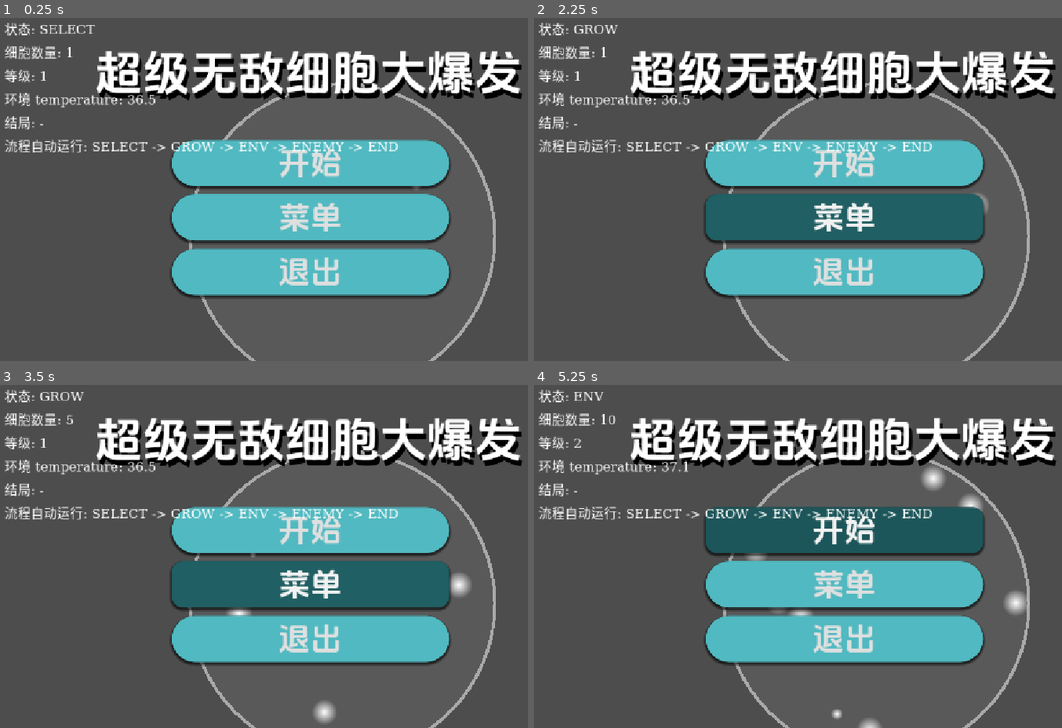
Above: before the commit, frames 1-4 (two rows, left to right).
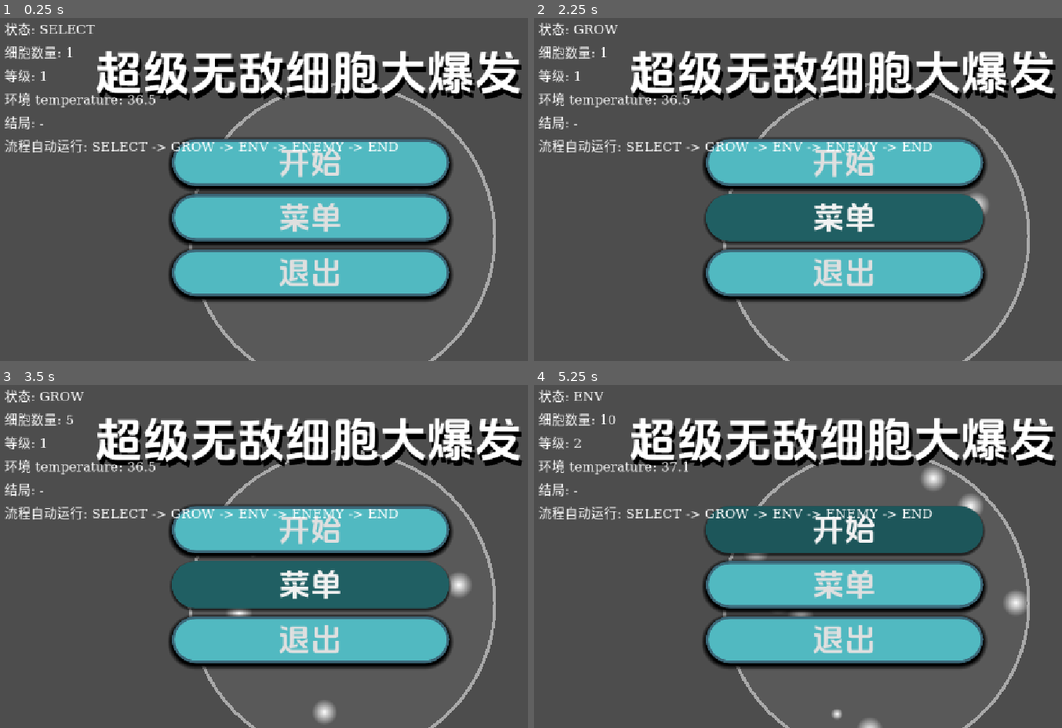
Above: after the commit, the same moments.

Repository: Galax121/-
Game: Godot game, scene res://main/Main.tscn
Same seed, same stepped clock (60 frames per second), same inputs: the game is played once before the commit and once after it.
Inputs (mouse positions are in pixels of both pictures, inside the frame that each line leads up to):
- Up to frame 1 (0.25 s): no input
- Up to frame 2 (2.25 s): click "开始" at 0.5 s; click "开始" at 1.25 s; click "菜单" at 2 s
- Up to frame 3 (3.5 s): click "菜单" at 2.75 s
- Up to frame 4 (5.25 s): click "开始" at 3.5 s; click "菜单" at 4.25 s; move the mouse to (977, 532) at 5.02 s

The runs differ from the first frame. In frame 1, 7.4% of the frame differs, in the area x 31-86%, y 34-83%; in frame 2, 5.3%; in frame 3, 5.3%; in frame 4, 5.4%.

Commit message:
111
Co-Authored-By: Galax121 <325585551+Galax121@users.noreply.github.com>

Diff:
--- a/main/mainmenu.gd
+++ b/main/mainmenu.gd
@@ -1,19 +1,36 @@
 extends Control
 
-
-# Called when the node enters the scene tree for the first time.
 func _ready() -> void:
-	pass # Replace with function body.
-
-
-# Called every frame. 'delta' is the elapsed time since the previous frame.
-func _process(delta: float) -> void:
-	pass
-
+	for button in $Panel/VBoxContainer.get_children():
+		if button is Button:
+			button.pivot_offset = button.size / 2
+			button.mouse_entered.connect(_on_button_hover.bind(button))
+			button.mouse_exited.connect(_on_button_exit.bind(button))
+			button.button_down.connect(_on_button_down.bind(button))
+			button.button_up.connect(_on_button_up.bind(button))
+			button.button_down.connect(_play_ui_sound)
 
 func _on_button_3_pressed() -> void:
 	get_tree().quit()
 
-
 func _on_button_pressed() -> void:
 	get_parent().visible = false
+
+func _on_button_hover(button: Button):
+	var tween = create_tween().set_trans(Tween.TRANS_BACK).set_ease(Tween.EASE_OUT)
+	tween.tween_property(button, "scale", Vector2(1.2, 1.2), 0.15)
+
+func _on_button_exit(button: Button):
+	var tween = create_tween().set_trans(Tween.TRANS_BACK).set_ease(Tween.EASE_OUT)
+	tween.tween_property(button, "scale", Vector2(1.0, 1.0), 0.15)
+
+func _on_button_down(button: Button):
+	var tween = create_tween().set_trans(Tween.TRANS_QUAD).set_ease(Tween.EASE_OUT)
+	tween.tween_property(button, "scale", Vector2(1.15, 0.8), 0.08)
+
+func _on_button_up(button: Button):
+	var tween = create_tween().set_trans(Tween.TRANS_BACK).set_ease(Tween.EASE_OUT)
+	tween.tween_property(button, "scale", Vector2(1.2, 1.2), 0.15)
+
+func _play_ui_sound():
+	$UISound.play()
--- a/main/mainmenu.tscn
+++ b/main/mainmenu.tscn
@@ -2,12 +2,28 @@
 
 [ext_resource type="Script" uid="uid://c76dtwyexgyq" path="res://main/mainmenu.gd" id="1_kwga5"]
 [ext_resource type="FontFile" uid="uid://bq4stsbjdtgfj" path="res://main/字体/NanoTikBazHei-Bold.ttf" id="2_insle"]
+[ext_resource type="AudioStream" uid="uid://8mfdcpgjrntp" path="res://main/声音/osvik-tgt2y.mp3" id="3_insle"]
 
 [sub_resource type="StyleBoxTexture" id="StyleBoxTexture_vd1cm"]
 modulate_color = Color(0.9882218, 0.9882218, 0.9882218, 1)
 
 [sub_resource type="StyleBoxFlat" id="StyleBoxFlat_vd1cm"]
 bg_color = Color(0.31600198, 0.72724897, 0.75558794, 1)
+border_width_left = 5
+border_width_top = 5
+border_width_right = 5
+border_width_bottom = 5
+border_color = Color(0.23502687, 0.40646666, 0.4744038, 1)
+corner_radius_top_left = 55
+corner_radius_top_right = 55
+corner_radius_bottom_right = 55
+corner_radius_bottom_left = 55
+shadow_color = Color(0, 0, 0, 1)
+shadow_size = 9
+shadow_offset = Vector2(0, 4)
+
+[sub_resource type="StyleBoxFlat" id="StyleBoxFlat_d2nv2"]
+bg_color = Color(0.32657596, 0.74142313, 0.77414745, 1)
 corner_radius_top_left = 55
 corner_radius_top_right = 55
 corner_radius_bottom_right = 55
@@ -15,39 +31,30 @@
 shadow_size = 5
 shadow_offset = Vector2(0, 3.41)
 
-[sub_resource type="StyleBoxFlat" id="StyleBoxFlat_d2nv2"]
-bg_color = Color(0.32657596, 0.74142313, 0.77414745, 1)
-corner_radius_top_left = 20
-corner_radius_top_right = 20
-corner_radius_bottom_right = 20
-corner_radius_bottom_left = 20
-shadow_size = 5
-shadow_offset = Vector2(0, 3.41)
-
 [sub_resource type="StyleBoxFlat" id="StyleBoxFlat_wgsso"]
 bg_color = Color(0.112808816, 0.33695552, 0.3535538, 1)
-corner_radius_top_left = 20
-corner_radius_top_right = 20
-corner_radius_bottom_right = 20
-corner_radius_bottom_left = 20
+corner_radius_top_left = 55
+corner_radius_top_right = 55
+corner_radius_bottom_right = 55
+corner_radius_bottom_left = 55
 shadow_size = 5
 shadow_offset = Vector2(0, 3.41)
 
 [sub_resource type="StyleBoxFlat" id="StyleBoxFlat_igs2m"]
 bg_color = Color(0.12738523, 0.37289742, 0.38794312, 1)
-corner_radius_top_left = 20
-corner_radius_top_right = 20
-corner_radius_bottom_right = 20
-corner_radius_bottom_left = 20
+corner_radius_top_left = 55
+corner_radius_top_right = 55
+corner_radius_bottom_right = 55
+corner_radius_bottom_left = 55
 shadow_size = 5
 shadow_offset = Vector2(0, 3.41)
 
 [sub_resource type="StyleBoxFlat" id="StyleBoxFlat_kwga5"]
 bg_color = Color(0.17463052, 0.4693666, 0.49170166, 1)
-corner_radius_top_left = 20
-corner_radius_top_right = 20
-corner_radius_bottom_right = 20
-corner_radius_bottom_left = 20
+corner_radius_top_left = 55
+corner_radius_top_right = 55
+corner_radius_bottom_right = 55
+corner_radius_bottom_left = 55
 shadow_size = 5
 shadow_offset = Vector2(0, 3.41)
 
@@ -145,5 +152,8 @@
 horizontal_alignment = 1
 vertical_alignment = 1
 
+[node name="UISound" type="AudioStreamPlayer" parent="." unique_id=1757661186]
+stream = ExtResource("3_insle")
+
 [connection signal="pressed" from="VBoxContainer/Button" to="." method="_on_button_pressed"]
 [connection signal="pressed" from="VBoxContainer/Button3" to="." method="_on_button_3_pressed"]
Not shown, added: main/声音/osvik-tgt2y.mp3.import
Not shown, added: main/声音/mixkit-plastic-bubble-click-1124.zip
Not shown, added: main/声音/mixkit-typewriter-soft-click-1125 (1).tar
Not shown, added: main/声音/mixkit-typewriter-soft-click-1125 (1).zip
Not shown, added: main/声音/osvik-tgt2y.mp3
